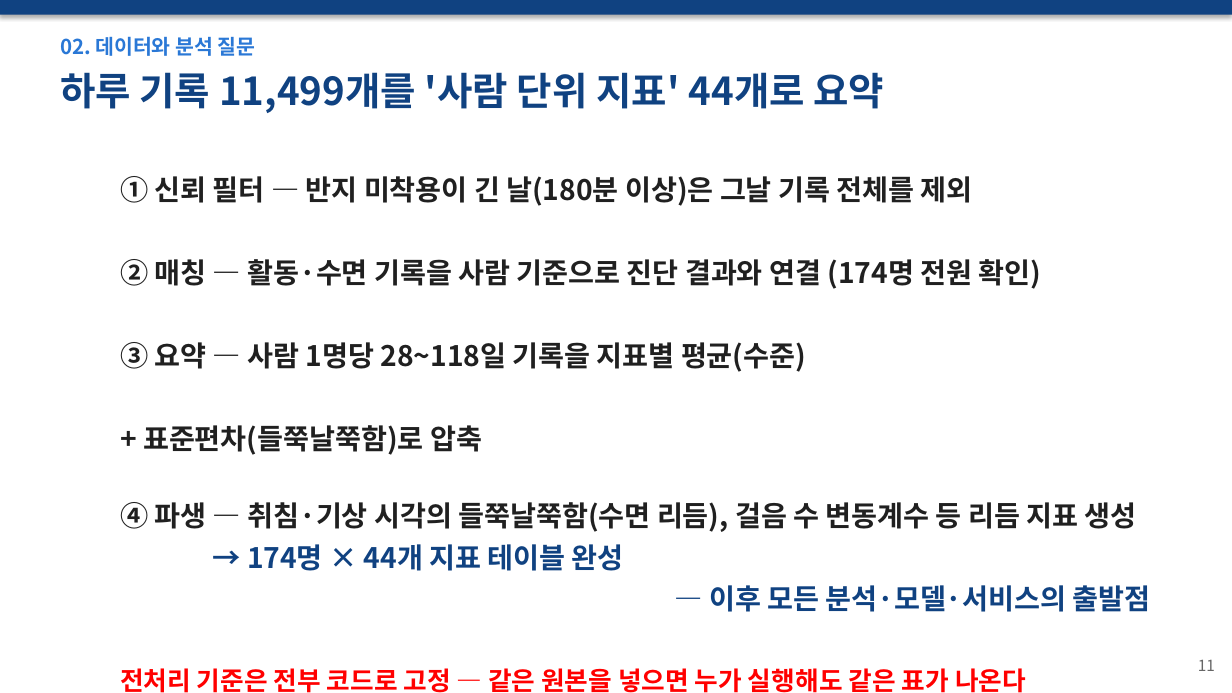
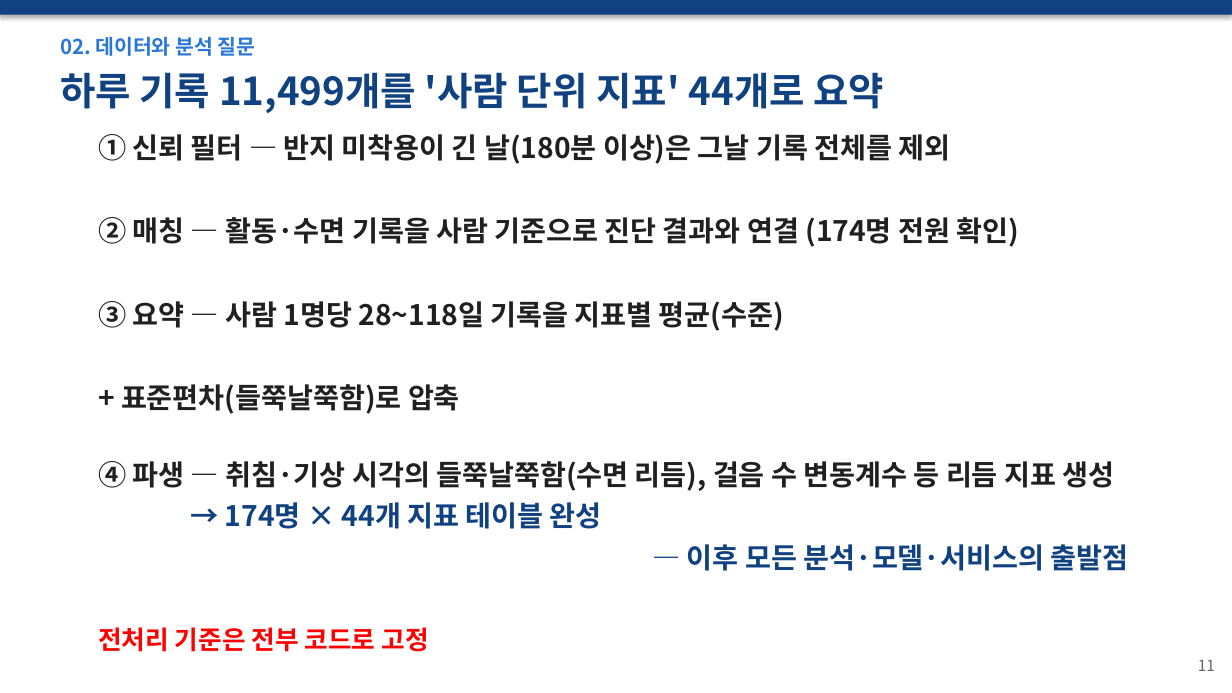
Before and after one commit to wpalswpa/dementia-screening, a slide deck: slide 11 of 발표자료_최종본_v6.pptx. Drawn at 1232x693 pixels with LibreOffice and Linux fonts; fonts in the diff are those of the drawing. Boxes give left, top, right and bottom in pixels: in the first picture for what was removed or moved away, otherwise in the second. Text is boxed around its words. In the diff, an @@ line names an element or a change of style, - is before the commit and + after.

Commit message:
발표자료: 표지 가이드 4요소 반영(프로젝트명·한줄문구·팀명·팀원) + 전체 폰트 맑은 고딕 통일

```diff
--- a/발표자료_최종본_v6.pptx
+++ b/발표자료_최종본_v6.pptx
@@ text "① 신뢰 필터 — 반지 ...": place and size @@
-text "① 신뢰 필터 — 반지 ..." at [120, 176, 1151, 693]
+text "① 신뢰 필터 — 반지 ..." at [98, 134, 1129, 652]
@@ text at [98, 627, 428, 652]: text changed @@
-전처리 기준은 전부 코드로 고정 — 같은 원본을 넣으면 누가 실행해도 같은 표가 나온다
+전처리 기준은 전부 코드로 고정
```
Also in this commit, not shown: 4 other slides changed.
